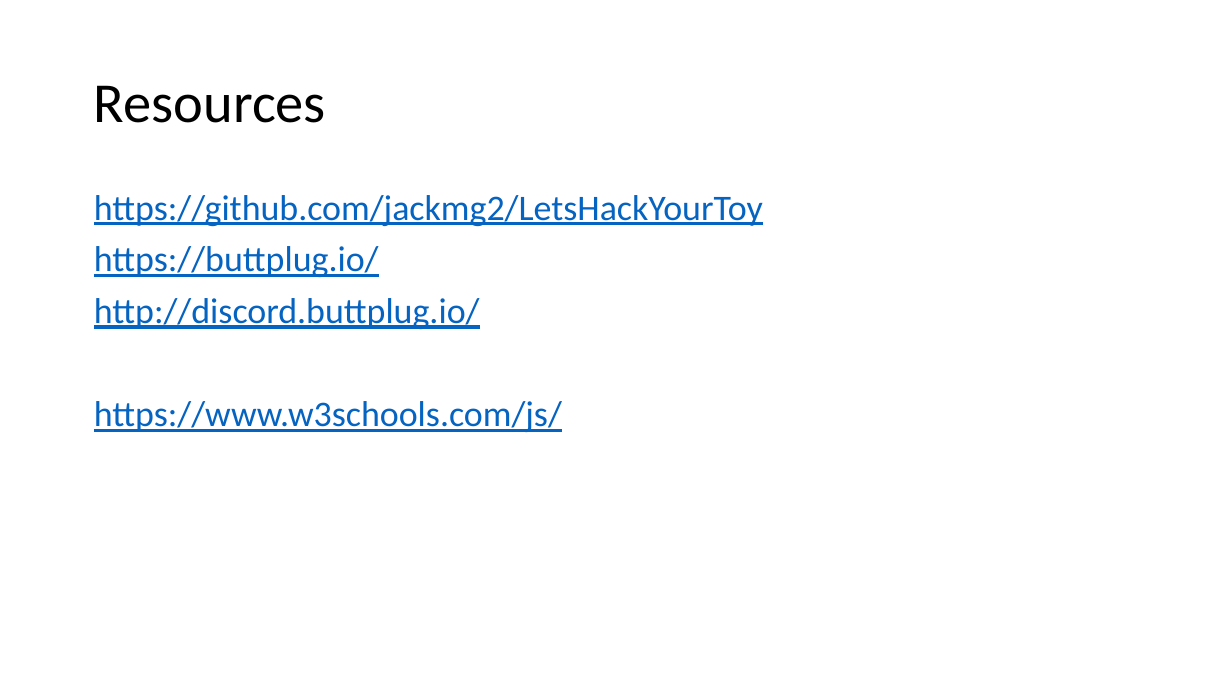
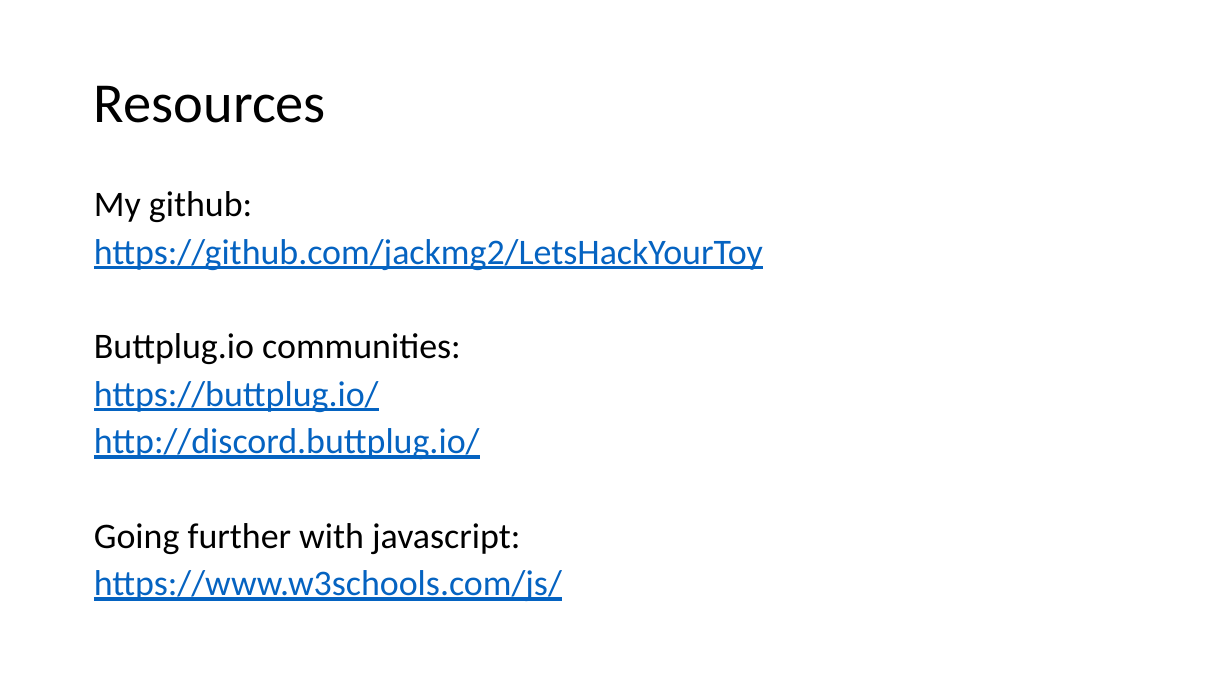
Before and after one commit to mark-ritchie/LetsHackYourToy, a slide deck: slide 15 of LetsHackYourToy.pptx (slide 10 before the commit). Drawn at 1232x693 pixels with LibreOffice and Linux fonts; fonts in the diff are those of the drawing. Boxes give left, top, right and bottom in pixels: in the first picture for what was removed or moved away, otherwise in the second. Text is boxed around its words. In the diff, an @@ line names an element or a change of style, - is before the commit and + after.

```diff
--- a/LetsHackYourToy.pptx
+++ b/LetsHackYourToy.pptx
@@ text at (94, 191, 252, 222): paragraph added @@
+My github:
@@ text at (94, 239, 763, 601): line spacing 0.9 to 0.8 @@
@@ text at (94, 333, 461, 364): paragraph added @@
+Buttplug.io communities:
@@ text at (94, 523, 520, 554): paragraph added @@
+Going further with javascript:
```
Also in this commit, not shown: 2 other slides changed, 5 slides added.
